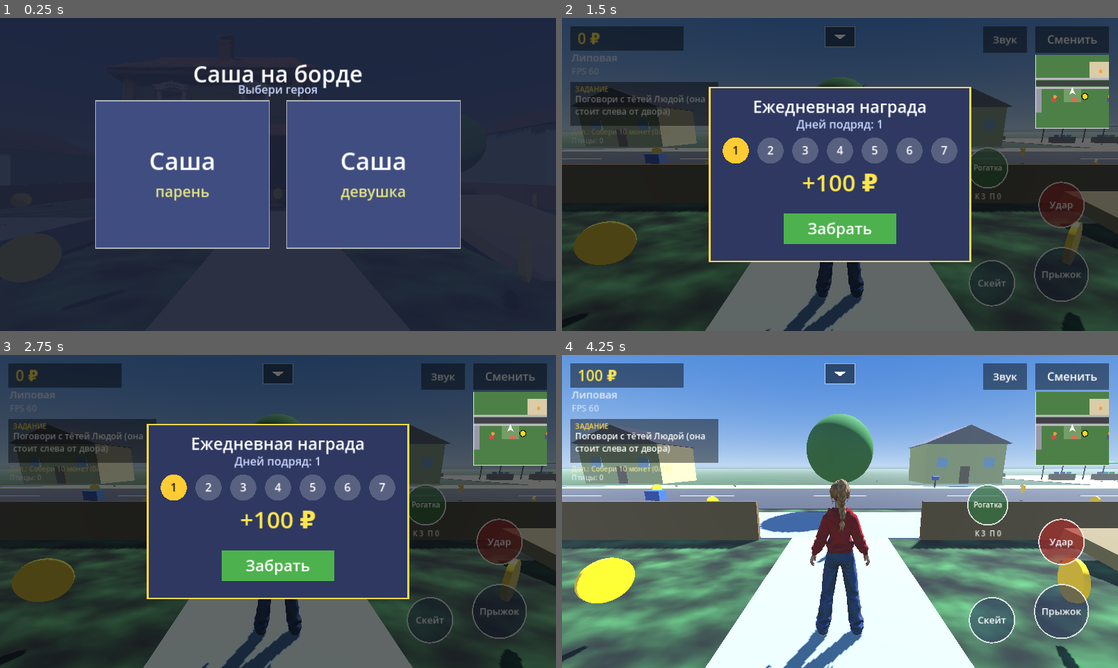
Above: before the commit, frames 1-4 (two rows, left to right).
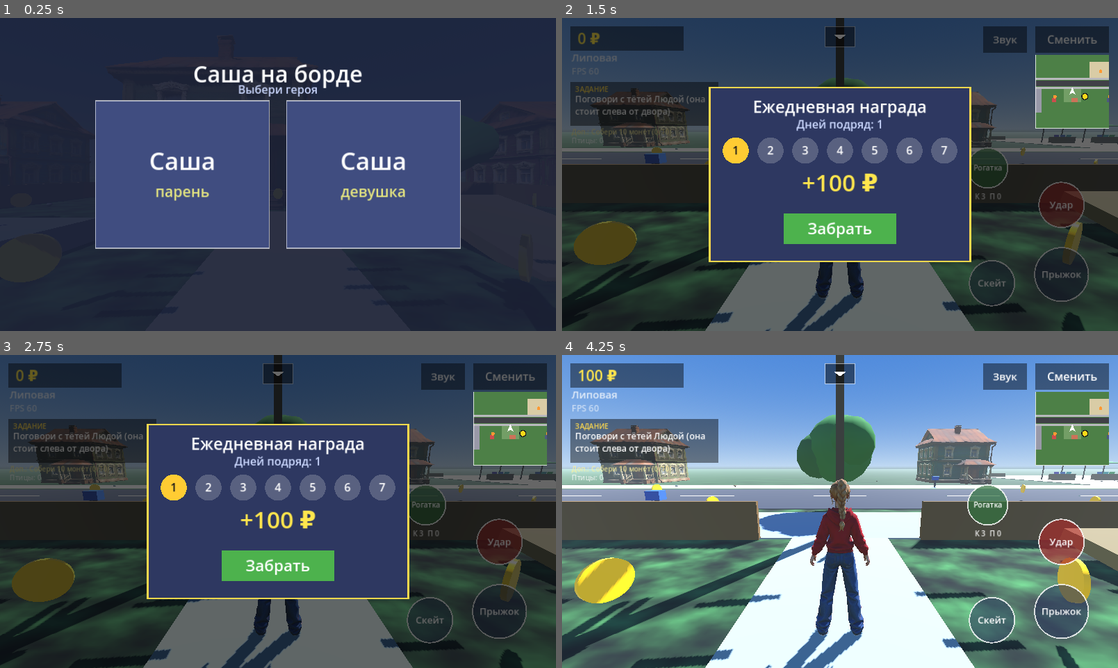
Above: after the commit, the same moments.

Repository: anon-anonymnyy/My-Games-
Game: Godot game, scene res://main.tscn
Two runs of this game, one before a commit and one after it. Both use one fixed random seed, a clock stepped at 60 frames per second and the inputs below.
Inputs (mouse positions are in pixels of both pictures, inside the frame that each line leads up to):
- Up to frame 1 (0.25 s): no input
- Up to frame 2 (1.5 s): tap Enter at 0.5 s; move the mouse to (962, 158) at 0.52 s; click (962, 158) at 0.67 s; drag from (728, 190) to (812, 237) at 1.27 s
- Up to frame 3 (2.75 s): move the mouse to (333, 442) at 2.02 s; click (333, 442) at 2.17 s
- Up to frame 4 (4.25 s): drag from (812, 574) to (673, 464) at 2.77 s; move the mouse to (1006, 558) at 3.52 s; click (1006, 558) at 3.67 s

The runs differ from the first frame. In frame 2, 3.9% of the frame differs, in the area x 0-100%, y 0-100%; in frame 3, 3.9%; in frame 4, 11%.

Commit message:
Add files via upload

Diff:
--- a/main.gd
+++ b/main.gd
@@ -111,6 +111,7 @@
 	_build_hud()
 	_build_story()
 	_build_dojo()
+	_build_poles()
 	_build_audio()
 	_build_stones()
 	_build_birds()
@@ -231,10 +232,25 @@
 	trunk.material_override = _mat(Color(0.4, 0.27, 0.15))
 	trunk.position = Vector3(x, h * 0.25, z)
 	add_child(trunk)
+	var gv := 0.9 + fposmod(x * 0.37 + z * 0.21, 0.2)
+	for j in range(3):
+		var c2 := MeshInstance3D.new()
+		var s2 := SphereMesh.new()
+		s2.radius = h * 0.27
+		s2.height = h * 0.54
+		s2.radial_segments = 12
+		s2.rings = 6
+		c2.mesh = s2
+		c2.material_override = _mat(Color(0.18 * gv, 0.5 * gv + j * 0.03, 0.17 * gv))
+		var aj := float(j) * 2.1 + x
+		c2.position = Vector3(x + cos(aj) * h * 0.26, h * (0.68 + 0.07 * float(j)), z + sin(aj) * h * 0.26)
+		add_child(c2)
 	var crown := MeshInstance3D.new()
 	var sm := SphereMesh.new()
 	sm.radius = h * 0.4
 	sm.height = h * 0.8
+	sm.radial_segments = 14
+	sm.rings = 7
 	crown.mesh = sm
 	crown.material_override = _mat(Color(0.2, 0.55, 0.2))
 	crown.position = Vector3(x, h * 0.75, z)
@@ -307,9 +323,11 @@
 		if i == 0:
 			continue
 		if i != 3 and i != 4 and i != -3:
-			_house(i * 22.0, -9.0, 10, 7, 4.2 + (i % 2) * 0.8, wc[absi(i) % 4], Color(0.35, 0.25, 0.25), 1.0)
+			if not _house_tex(i * 22.0, -9.0, 7.5 + float(absi(i) % 2) * 1.5, 1.0, HUES[(i + 8) % HUES.size()]):
+				_house(i * 22.0, -9.0, 10, 7, 4.2 + (i % 2) * 0.8, wc[absi(i) % 4], Color(0.35, 0.25, 0.25), 1.0)
 		if i != -3 and i != -2:
-			_house(i * 22.0 + 6, 36.0, 10, 7, 5.0, wc[(absi(i) + 1) % 4], Color(0.3, 0.3, 0.38), -1.0)
+			if not _house_tex(i * 22.0 + 6, 36.0, 8.0 + float(absi(i) % 3) * 0.6, -1.0, HUES[(i + 11) % HUES.size()]):
+				_house(i * 22.0 + 6, 36.0, 10, 7, 5.0, wc[(absi(i) + 1) % 4], Color(0.3, 0.3, 0.38), -1.0)
 	_build_market()
 	_build_shop()
 	# скейт-элементы во дворе
@@ -944,7 +962,7 @@
 const THUG_WP := [Vector3(-47, 0.04, 35.5), Vector3(-47, 0.04, 31.0), Vector3(-38, 0.04, 22.0), Vector3(0, 0.04, 22.0), Vector3(40, 0.04, 22.0), Vector3(40, 0.04, 17.0), Vector3(0, 0.04, 17.0), Vector3(-40, 0.04, 17.0), Vector3(-47, 0.04, 31.0)]
 const TP := [["Двор", Vector3(0, 0.5, 6)], ["Рынок", Vector3(-50, 0.5, 31)], ["Скейт-парк", Vector3(80, 0.5, 6)], ["Зал Пака", Vector3(33, 0.5, 2)]]
 const DOJO := Vector3(33, 0, -9)
-const BAG_POS := Vector3(36.8, 0, -3.2)
+const BAG_POS := Vector3(38.2, 0, -3.2)
 const SPAR_START := Vector3(41, 0.04, 6)
 const NPC_DEF := {
 	"lyuda": {"file": "npc_granny", "name": "Тётя Люда", "pos": Vector3(-22, 0, -3), "ry": 0.0},
@@ -1119,7 +1137,8 @@
 			_box(CAR_POS + Vector3(wx, 0.3, wz), Vector3(0.7, 0.6, 0.25), Color(0.1, 0.1, 0.1), false)
 
 func _build_shop() -> void:
-	_house(-66, -9, 10, 7, 4.5, Color(0.3, 0.35, 0.5), Color(0.2, 0.2, 0.25), 1.0)
+	if not _house_tex(-66, -9, 9.0, 1.0, 0.38):
+		_house(-66, -9, 10, 7, 4.5, Color(0.3, 0.35, 0.5), Color(0.2, 0.2, 0.25), 1.0)
 	_label("СКЕЙТ-ШОП КЕШИ", Vector3(-66, 3.7, -5.3), 120, Color(1, 0.85, 0.2), 0.009)
 	var bc := [Color(0.85, 0.25, 0.2), Color(0.2, 0.6, 0.85), Color(0.9, 0.7, 0.15), Color(0.3, 0.7, 0.4)]
 	for k in range(4):
@@ -1494,7 +1513,7 @@
 	_mm_rect(-15, -13, 15, 10, Color(0.45, 0.62, 0.4))
 	_mm_rect(-9.5, -12.5, 1.5, -5.5, Color(0.8, 0.45, 0.35))
 	_mm_rect(-71, -12.5, -61, -5.5, Color(0.3, 0.35, 0.5))
-	_mm_rect(28.5, -12.5, 37.5, -5.5, Color(0.8, 0.3, 0.3))
+	_mm_rect(29.3, -12.5, 36.7, -5.0, Color(0.8, 0.3, 0.3))
 	_mm_rect(-70, 30, -30, 58, Color(0.85, 0.8, 0.65))
 	_mm_rect(54, -31, 106, 11, Color(0.6, 0.6, 0.66))
 	for id in npcs.keys():
@@ -2360,8 +2379,11 @@
 var bag_t := 0.0
 
 func _build_dojo() -> void:
-	_house(DOJO.x, DOJO.z, 9, 7, 4.5, Color(0.93, 0.9, 0.82), Color(0.65, 0.15, 0.15), 1.0)
-	_label("ТАЙКВОНДО", Vector3(DOJO.x, 5.4, DOJO.z + 3.9), 64, Color(1, 0.9, 0.5))
+	if not _house_tex(DOJO.x, DOJO.z, 8.0, 1.0, -0.17):
+		_house(DOJO.x, DOJO.z, 9, 7, 4.5, Color(0.93, 0.9, 0.82), Color(0.65, 0.15, 0.15), 1.0)
+	_box(Vector3(DOJO.x - 3.8, 1.2, DOJO.z + 5.6), Vector3(0.14, 2.4, 0.14), Color(0.35, 0.22, 0.12), false)
+	_box(Vector3(DOJO.x - 3.8, 2.5, DOJO.z + 5.6), Vector3(2.8, 0.8, 0.1), Color(0.55, 0.12, 0.12), false)
+	_label("ТАЙКВОНДО", Vector3(DOJO.x - 3.8, 2.5, DOJO.z + 5.7), 48, Color(1, 0.9, 0.5))
 	_box(Vector3(BAG_POS.x, 0.03, BAG_POS.z), Vector3(3.6, 0.06, 3.2), Color(0.6, 0.78, 0.5), false)
 	_box(Vector3(BAG_POS.x + 1.8, 1.75, BAG_POS.z), Vector3(0.14, 3.5, 0.14), Color(0.35, 0.22, 0.12), false)
 	_box(Vector3(BAG_POS.x + 0.6, 3.45, BAG_POS.z), Vector3(2.4, 0.14, 0.14), Color(0.35, 0.22, 0.12), false)
@@ -2481,6 +2503,118 @@
 	_text("Саша", Vector2(x0, 140), 18, Color(0.85, 1, 0.85))
 	hud.draw_rect(Rect2(x0, 146, w, 16), Color(0, 0, 0, 0.6))
 	hud.draw_rect(Rect2(x0, 146, w * clampf(php / 100.0, 0.0, 1.0), 16), Color(0.25, 0.75, 0.3))
+
+
+# ---------------- дома из 3D-модели, столбы, деревья ----------------
+const HUES := [0.38, -0.17, 0.2, -0.3, -0.08, 0.5, -0.22, 0.3]
+const HOUSE_SHADER := """shader_type spatial;
+uniform sampler2D tex : source_color;
+uniform float hue_shift = 0.0;
+vec3 rgb2hsv(vec3 c) {
+	vec4 K = vec4(0.0, -1.0 / 3.0, 2.0 / 3.0, -1.0);
+	vec4 p = mix(vec4(c.bg, K.wz), vec4(c.gb, K.xy), step(c.b, c.g));
+	vec4 q = mix(vec4(p.xyw, c.r), vec4(c.r, p.yzx), step(p.x, c.r));
+	float d = q.x - min(q.w, q.y);
+	float e = 1.0e-10;
+	return vec3(abs(q.z + (q.w - q.y) / (6.0 * d + e)), d / (q.x + e), q.x);
+}
+vec3 hsv2rgb(vec3 c) {
+	vec4 K = vec4(1.0, 2.0 / 3.0, 1.0 / 3.0, 3.0);
+	vec3 p = abs(fract(c.xxx + K.xyz) * 6.0 - K.www);
+	return c.z * mix(K.xxx, clamp(p - K.xxx, 0.0, 1.0), c.y);
+}
+void fragment() {
+	vec3 c = texture(tex, UV).rgb;
+	vec3 h = rgb2hsv(c);
+	if (h.x > 0.17 && h.x < 0.5 && h.y > 0.18) {
+		h.x = fract(h.x + hue_shift + 1.0);
+	}
+	ALBEDO = hsv2rgb(h);
+	ROUGHNESS = 0.9;
+}
+"""
+var house_scene: PackedScene
+var house_shader: Shader
+
+func _col_boxr(origin: Vector3, rot_y: float, off: Vector3, size: Vector3, rot_x: float, k: float) -> void:
+	var sb := StaticBody3D.new()
+	var bs := Basis(Vector3.UP, rot_y)
+	sb.position = origin + bs * (off * k)
+	sb.basis = bs * Basis(Vector3.RIGHT, rot_x)
+	var cs := CollisionShape3D.new()
+	var sh := BoxShape3D.new()
+	sh.size = size * k
+	cs.shape = sh
+	sb.add_child(cs)
+	add_child(sb)
+
+func _house_tex(x: float, z: float, sc: float, face_z: float, hue: float) -> bool:
+	if house_scene == null:
+		if not ResourceLoader.exists("res://house_sasha.glb"):
+			return false
+		house_scene = load("res://house_sasha.glb")
+		if house_scene == null:
+			return false
+		house_shader = Shader.new()
+		house_shader.code = HOUSE_SHADER
+	var m: Node3D = house_scene.instantiate()
+	m.scale = Vector3.ONE * sc
+	m.rotation.y = PI / 2.0 if face_z > 0.0 else -PI / 2.0
+	m.position = Vector3(x, 0, z)
+	add_child(m)
+	for mi in m.find_children("*", "MeshInstance3D", true, false):
+		var mesh := mi as MeshInstance3D
+		mesh.visibility_range_end = 120.0
+		if absf(hue) < 0.001:
+			continue
+		for si in range(mesh.mesh.get_surface_count()):
+			var bm := mesh.get_active_material(si) as BaseMaterial3D
+			if bm != null and bm.albedo_texture != null:
+				var sm := ShaderMaterial.new()
+				sm.shader = house_shader
+				sm.set_shader_parameter("tex", bm.albedo_texture)
+				sm.set_shader_parameter("hue_shift", hue)
+				mesh.set_surface_override_material(si, sm)
+	var k := sc / 13.5
+	var ry := 0.0 if face_z > 0.0 else PI
+	var o := Vector3(x, 0, z)
+	_col_boxr(o, ry, Vector3(0, 6.0, -1.05), Vector3(12.4, 12.0, 10.1), 0.0, k)
+	_col_boxr(o, ry, Vector3(2.6, 0.455, 4.4), Vector3(5.4, 0.91, 1.2), 0.0, k)
+	_col_boxr(o, ry, Vector3(2.7, 0.367, 5.85), Vector3(2.8, 0.2, 1.93), atan2(0.91, 1.7), k)
+	return true
+
+func _wire(a: Vector3, b: Vector3, rm: BoxMesh, mat: Material) -> void:
+	var n := MeshInstance3D.new()
+	n.mesh = rm
+	n.material_override = mat
+	add_child(n)
+	_band(n, a, b)
+
+func _build_poles() -> void:
+	var rm := BoxMesh.new()
+	rm.size = Vector3(0.035, 0.035, 1.0)
+	var wm := _mat(Color(0.08, 0.08, 0.1), 0.6)
+	var xs := [-84.0, -56.0, -28.0, 0.0, 28.0, 50.0]
+	var pz := 10.7
+	for x in xs:
+		_box(Vector3(x, 4.2, pz), Vector3(0.26, 8.4, 0.26), Color(0.4, 0.3, 0.2))
+		_box(Vector3(x, 7.6, pz), Vector3(0.14, 0.14, 2.4), Color(0.35, 0.26, 0.18), false)
+		_box(Vector3(x, 7.0, pz), Vector3(0.14, 0.14, 1.8), Color(0.35, 0.26, 0.18), false)
+	for i in range(xs.size() - 1):
+		for dz in [-1.1, 0.0, 1.1]:
+			_wire_sag(Vector3(xs[i], 7.7, pz + dz), Vector3(xs[i + 1], 7.7, pz + dz), 0.9, rm, wm)
+		for dz2 in [-0.8, 0.8]:
+			_wire_sag(Vector3(xs[i], 7.1, pz + dz2), Vector3(xs[i + 1], 7.1, pz + dz2), 0.7, rm, wm)
+
+func _wire_sag(a: Vector3, b: Vector3, sag: float, rm: BoxMesh, mat: Material) -> void:
+	var n := 8
+	var prev := a
+	for i in range(1, n + 1):
+		var t := float(i) / float(n)
+		var p := a.lerp(b, t)
+		p.y -= sag * 4.0 * t * (1.0 - t)
+		_wire(prev, p, rm, mat)
+		prev = p
 
 # ---------------- ввод ----------------
 func _input(event: InputEvent) -> void:
